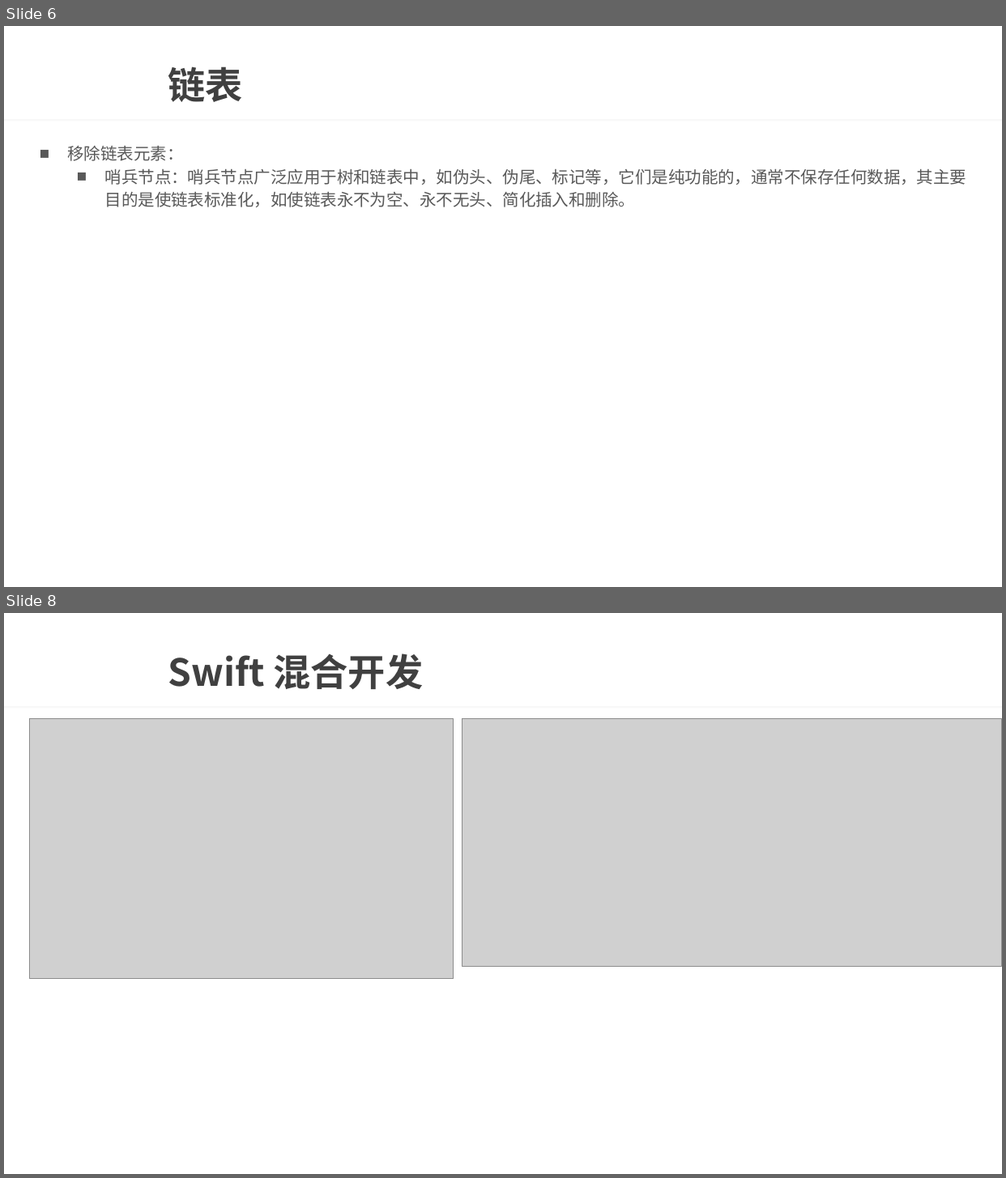
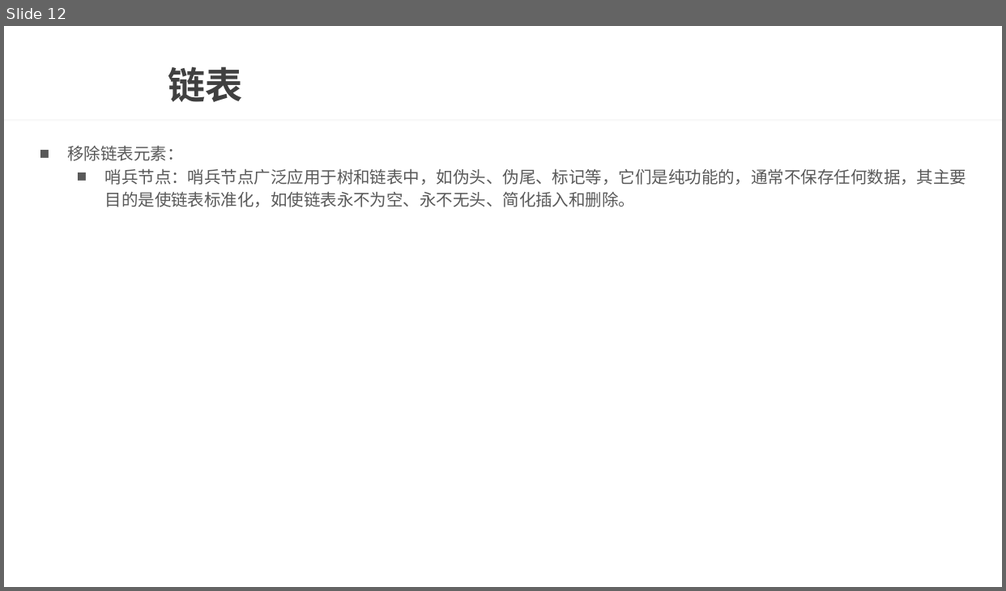
Before and after one commit to wtj900/wtj900.github.io, a slide deck: file/面试文档/13-数据结构与算法.pptx. Shown one above the other, each under a label of ours: slides 6 and 8 before the commit, slide 12 after it; the slides between them are not shown. The pictures are 1006x1178 and 1006x591 pixels, drawn with LibreOffice and Linux fonts; fonts in the diff are those of the drawing; grey boxes stand for pictures; background and template pictures are left out. Boxes give left, top, right and bottom in pixels: in the first picture for what was removed or moved away, otherwise in the second. Text is boxed around its words. In the diff, an @@ line names an element or a change of style, - is before the commit and + after.

```diff
--- a/file/面试文档/13-数据结构与算法.pptx
+++ b/file/面试文档/13-数据结构与算法.pptx
@@ slide 8 removed at (4, 613, 1002, 1174), background picture (left out); not listed: 1 template element that a slide beside it also shows @@
@@ title removed at (168, 653, 424, 689) @@
-Swift 混合开发
@@ picture removed at (29, 718, 454, 979) @@
@@ picture removed at (462, 718, 1002, 966) @@
@@ what was slide 6 is now slide 12 @@
```
Also in this commit, not shown: 6 slides added, 1 other slide removed.
